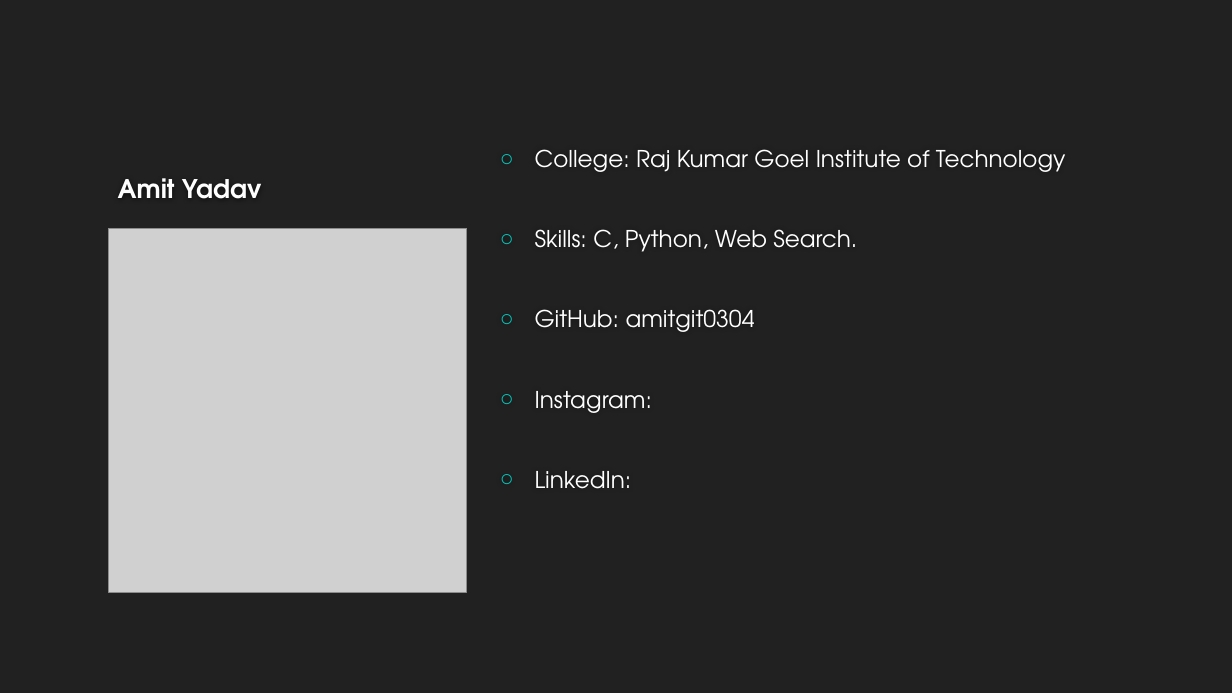
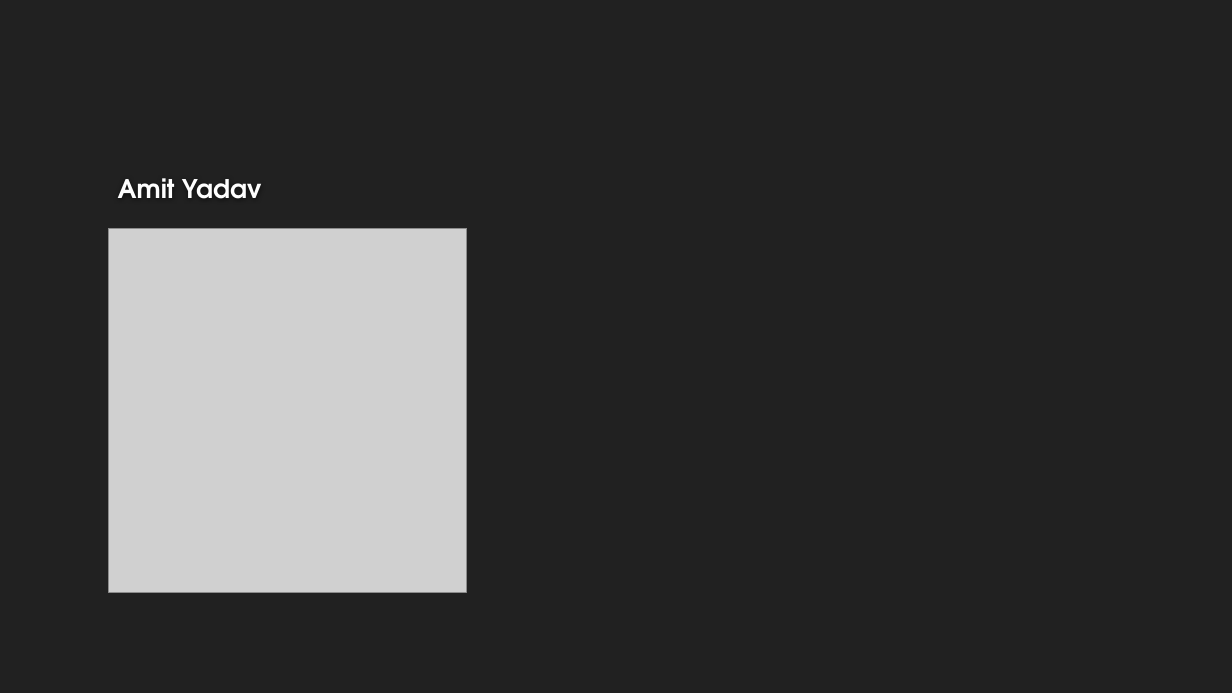
Before and after one commit to amitgit0304/CodeCrafters1, a slide deck: slide 7 of Presentation/Presentation.pptx. Drawn at 1232x693 pixels with LibreOffice and Linux fonts; fonts in the diff are those of the drawing; grey boxes stand for pictures; background and template pictures are left out. Boxes give left, top, right and bottom in pixels: in the first picture for what was removed or moved away, otherwise in the second. Text is boxed around its words. In the diff, an @@ line names an element or a change of style, - is before the commit and + after.

```diff
--- a/Presentation/Presentation.pptx
+++ b/Presentation/Presentation.pptx
@@ text removed at (x1=535, y1=149, x2=1066, y2=489) @@
-○ College: Raj Kumar Goel Institute of Technology
-○ Skills: C, Python, Web Search.
-○ GitHub: amitgit0304
-○ Instagram:
-○ LinkedIn:
```
Also in this commit, not shown: 5 other slides changed.
